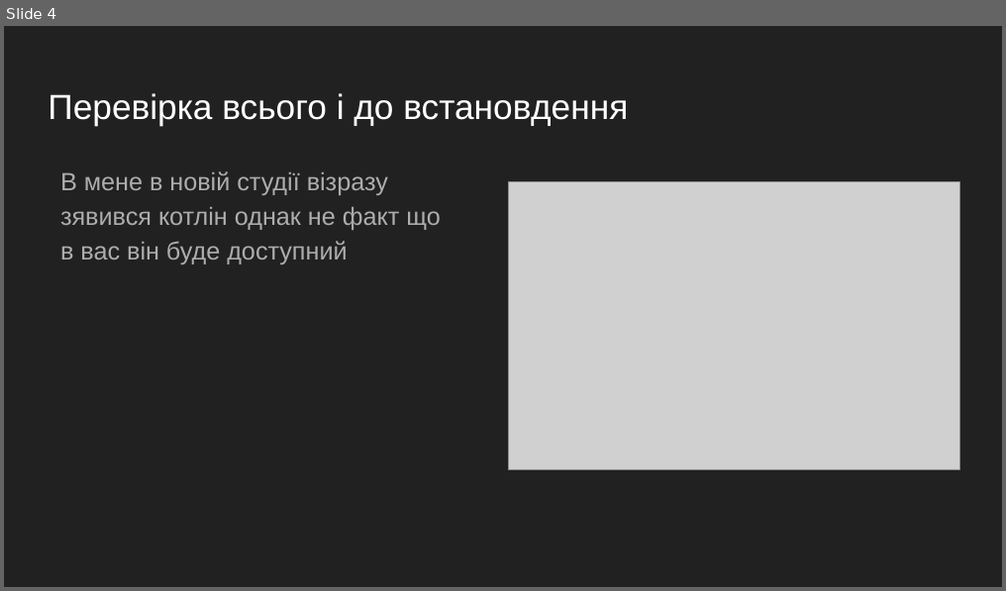
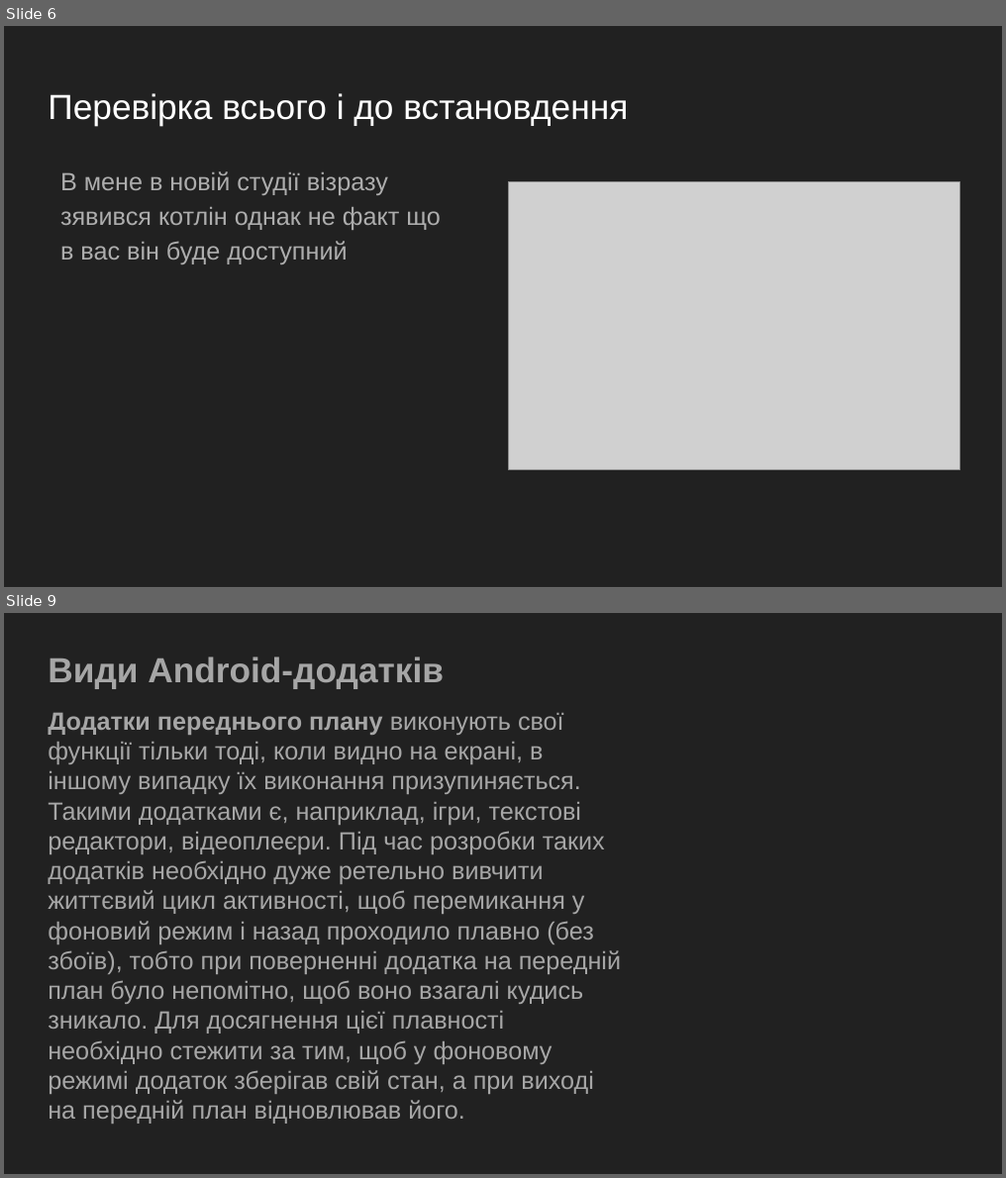
Before and after one commit to GeorgKantsedal/MMP-KKS-tasks, a slide deck: lectures materials/cross platform programming/3. Android studio setup.pptx. Shown one above the other, each under a label of ours: slide 4 before the commit, slides 6 and 9 after it; the slides between them are not shown. The pictures are 1006x591 and 1006x1178 pixels, drawn with LibreOffice and Linux fonts; fonts in the diff are those of the drawing; grey boxes stand for pictures. Boxes give left, top, right and bottom in pixels: in the first picture for what was removed or moved away, otherwise in the second. Text is boxed around its words. In the diff, an @@ line names an element or a change of style, - is before the commit and + after.

```diff
--- a/lectures materials/cross platform programming/3. Android studio setup.pptx
+++ b/lectures materials/cross platform programming/3. Android studio setup.pptx
@@ slide 9 added at box(4, 613, 1002, 1174), background #212121 @@
@@ title added at box(48, 657, 444, 689), 25.2 pt, text #A6A6A6, bold @@
+Види Android-додатків
@@ text added at box(48, 712, 621, 1124), 18 pt, text #A6A6A6 @@
+Додатки переднього плану виконують свої функції тільки тоді, коли видно на екрані, в іншому випадку їх виконання призупиняється. Такими додатками є, наприклад, ігри, текстові редактори, відеоплеєри. Під час розробки таких додатків необхідно дуже ретельно вивчити життєвий цикл активності, щоб перемикання у фоновий режим і назад проходило плавно (без збоїв), тобто при поверненні додатка на передній план було непомітно, щоб воно взагалі кудись зникало. Для досягнення цієї плавності необхідно стежити за тим, щоб у фоновому режимі додаток зберігав свій стан, а при виході на передній план відновлював його.
@@ what was slide 4 is now slide 6 @@
```
Also in this commit, not shown: 16 other slides added, 2 slides removed.
